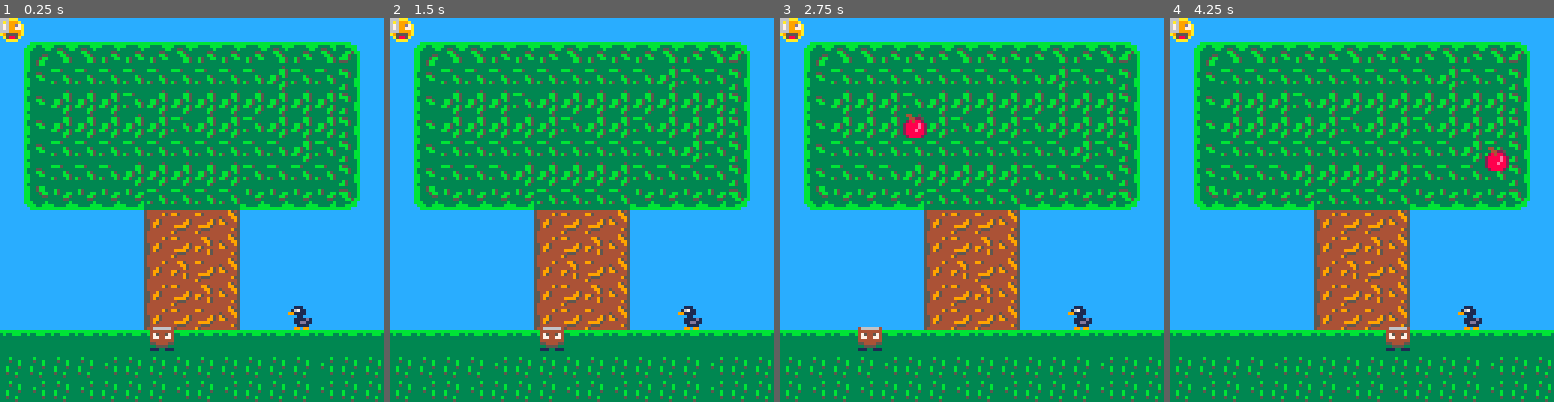
Above: before the commit, frames 1-4 (left to right).
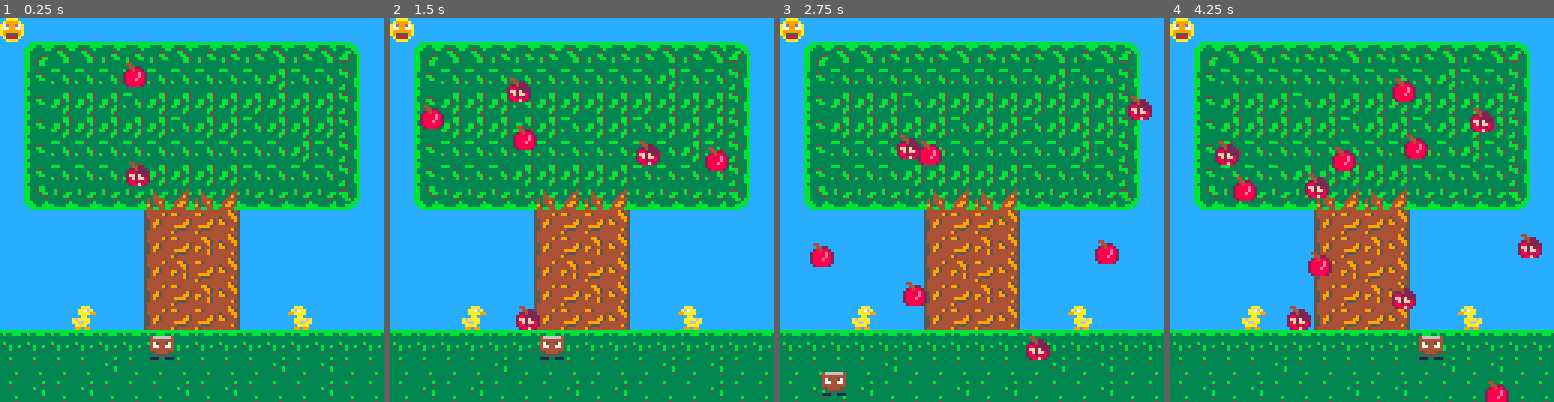
Above: after the commit, the same moments.

Repository: ejames0711/wicker
Game: PICO-8 cartridge wicker.p8
Two runs of this game, one before a commit and one after it. Both use one fixed random seed, a clock stepped at 60 frames per second and the inputs below.
Inputs:
- Up to frame 1 (0.25 s): no input
- Up to frame 2 (1.5 s): no input
- Up to frame 3 (2.75 s): hold Left 1.97-2.37 s; hold Down from 2.42 s (still down)
- Up to frame 4 (4.25 s): release Down at 2.82 s; hold Right 2.87-3.53 s; hold Up 3.58-4.08 s; hold Right from 4.13 s (still down)

The runs differ from the first frame. In frame 1, 4.1% of the frame differs, in the area x 0-100%, y 0-100%; in frame 2, 5.3%; in frame 3, 6.1%; in frame 4, 7.6%.

Commit message:
add lane change and bad apple

Diff:
--- a/wicker.p8
+++ b/wicker.p8
@@ -6,23 +6,24 @@
 	--player
 	player = {}
 	player.x = 50
-	player.y = 103
+	player.y = 106
 	player.flip = false
 	player.spr = 5
 	player.state = "idle"
 
 	--animation
 	stimer = 0
-	fall_timer = 0
-	sub_frame = false
 
 	--apples
 	apples = {}
-	wait = 0
+	bapples = {}
 
 	--enemy
-
 	score = 0
+
+	--game
+	lane1 = 106
+	lane2 = 118
 end
 
 
@@ -51,7 +52,7 @@
 --right
 	if dir == "right" then
 
-		player.x += 2
+		player.x += 3
 		player.flip = false
 
 	end
@@ -59,9 +60,19 @@
 --left
 	if dir == "left" then
 
-		player.x -= 2
+		player.x -= 3
 		player.flip = true
 
+	end
+
+--down
+	if dir == "down" then
+		player.y = lane2
+	end
+
+--up
+	if dir == "up" then
+		player.y = lane1
 	end
 
 	if player.x+8 > 128 then
@@ -80,17 +91,12 @@
 
 function update_timers()
 
-	if stimer < 99 then
+	if stimer < 19 then
 		stimer += 1
 	else
 		stimer = 0
 	end
 
-	if fall_timer < 50 then
-		fall_timer += 1
-	else
-		fall_timer = 0
-	end
 end
 
 function collision(a,b)
@@ -120,7 +126,18 @@
 	apple.y = flr(rnd(40))+15
 	apple.spr = 3
 	apple.timer = 0
+	apple.speed = rnd(3.5)+1
 	add(apples,apple)
+end
+
+function spawn_bapple()
+	local bapple = {}
+	bapple.x = flr(rnd(110))+10
+	bapple.y = flr(rnd(40))+15
+	bapple.spr = 0
+	bapple.timer = 0
+	bapple.speed = rnd(3.5)+1
+	add(bapples,bapple)
 end
 -->8
 -- update
@@ -128,8 +145,9 @@
 function update_game()
 	update_timers()
 
-	if stimer%50 == 0 then
+	if stimer == flr(rnd(4))+2 then
 		spawn_apple()
+		spawn_bapple()
 	end
 
 	if not btn(➡️) and not btn(⬅️) then
@@ -142,6 +160,14 @@
 
 	if btn(⬅️) then
 		player_mv("left")
+	end
+
+	if btn(⬆️) then
+		player_mv("up")
+	end
+
+	if btn(⬇️) then
+		player_mv("down")
 	end
 
 	for apple in all(apples) do
@@ -151,7 +177,7 @@
 		if apple.timer < 30 then
 			apple.y += 0
 		else
-			apple.y += 3.5
+			apple.y += apple.speed
 		end
 
 		if collision(apple,player) then
@@ -159,6 +185,32 @@
 			sfx(0)
 			del(apples,apple)
 		end
+
+		if apple.y > 128 then
+			del(apples,apple)
+		end
+	end
+
+	for bapple in all(bapples) do
+
+		bapple.timer += 1
+
+		if bapple.timer < flr(rnd(30))+10 then
+			bapple.y += 0
+		else
+			bapple.y += bapple.speed
+		end
+
+		if collision(bapple,player) then
+			score -= 1
+			sfx(1)
+			del(bapples,bapple)
+		end
+
+		if bapple.y > 128 then
+			del(bapples,bapple)
+		end
+
 	end
 
 end
@@ -169,10 +221,18 @@
  cls(12)
  map()
 	spr(player.spr,player.x,player.y,1,1,player.flip)
-	for en in all(apples) do
-		spr(en.spr,en.x,en.y)
-	end
-	print(score)
+	for apple in all(apples) do
+		spr(apple.spr,apple.x,apple.y)
+	end
+	for bapple in all(bapples) do
+		spr(bapple.spr,bapple.x,bapple.y)
+	end
+end
+-->8
+-- enemies
+
+function spawn_duck()
+
 end
 
 
@@ -330,21 +390,21 @@
 
 
 __map__
-0400000000000000000000000000000000000000000000000000000000000000000000000000000000000000000000000000000000000000000000000000000000000000000000000000000000000000000000000000000000000000000000000000000000000000000000000000000000000000000000000000000000000000
-2813010122222201222222012201020000000000000000000000000000000000000000000000000000000000000000000000000000000000000000000000000000000000000000000000000000000000000000000000000000000000000000000000000000000000000000000000000000000000000000000000000000000000
+0429000000000000000000000000000000000000000000000000000000000000000000000000000000000000000000000000000000000000000000000000000000000000000000000000000000000000000000000000000000000000000000000000000000000000000000000000000000000000000000000000000000000000
+2913010122222201222222012201020000000000000000000000000000000000000000000000000000000000000000000000000000000000000000000000000000000000000000000000000000000000000000000000000000000000000000000000000000000000000000000000000000000000000000000000000000000000
 0010212121212121212121112121120000000000000000000000000000000000000000000000000000000000000000000000000000000000000000000000000000000000000000000000000000000000000000000000000000000000000000000000000000000000000000000000000000000000000000000000000000000000
 0010111111211111111111111111120000000000000000000000000000000000000000000000000000000000000000000000000000000000000000000000000000000000000000000000000000000000000000000000000000000000000000000000000000000000000000000000000000000000000000000000000000000000
 0010111111111121111121111111120000000000000000000000000000000000000000000000000000000000000000000000000000000000000000000000000000000000000000000000000000000000000000000000000000000000000000000000000000000000000000000000000000000000000000000000000000000000
 0010212121212121212121211121120000000000000000000000000000000000000000000000000000000000000000000000000000000000000000000000000000000000000000000000000000000000000000000000000000000000000000000000000000000000000000000000000000000000000000000000000000000000
 0010212121111111111121212121120000000000000000000000000000000000000000000000000000000000000000000000000000000000000000000000000000000000000000000000000000000000000000000000000000000000000000000000000000000000000000000000000000000000000000000000000000000000
-0014202020202121212120202020230000000000000000000000000000000000000000000000000000000000000000000000000000000000000000000000000000000000000000000000000000000000000000000000000000000000000000000000000000000000000000000000000000000000000000000000000000000000
+0014202020202726272620202020230000000000000000000000000000000000000000000000000000000000000000000000000000000000000000000000000000000000000000000000000000000000000000000000000000000000000000000000000000000000000000000000000000000000000000000000000000000000
 000000000000080a0a0900000000000000000000000000000000000000000000000000000000000000000000000000000000000000000000000000000000000000000000000000000000000000000000000000000000000000000000000000000000000000000000000000000000000000000000000000000000000000000000
 000000000000080a0b0900000000000000000000000000000000000000000000000000000000000000000000000000000000000000000000000000000000000000000000000000000000000000000000000000000000000000000000000000000000000000000000000000000000000000000000000000000000000000000000
 000000000000080b0a0900000000000000000000000000000000000000000000000000000000000000000000000000000000000000000000000000000000000000000000000000000000000000000000000000000000000000000000000000000000000000000000000000000000000000000000000000000000000000000000
 000000000000080a0b0900000000000000000000000000000000000000000000000000000000000000000000000000000000000000000000000000000000000000000000000000000000000000000000000000000000000000000000000000000000000000000000000000000000000000000000000000000000000000000000
-000000000000080a0a0900001700000000000000000000000000000000000000000000000000000000000000000000000000000000000000000000000000000000000000000000000000000000000000000000000000000000000000000000000000000000000000000000000000000000000000000000000000000000000000
+000000280000080a0a0900001700000000000000000000000000000000000000000000000000000000000000000000000000000000000000000000000000000000000000000000000000000000000000000000000000000000000000000000000000000000000000000000000000000000000000000000000000000000000000
 1515151515151515151515151515151500000000000000000000000000000000000000000000000000000000000000000000000000000000000000000000000000000000000000000000000000000000000000000000000000000000000000000000000000000000000000000000000000000000000000000000000000000000
-2424242425242424242424242425242400000000000000000000000000000000000000000000000000000000000000000000000000000000000000000000000000000000000000000000000000000000000000000000000000000000000000000000000000000000000000000000000000000000000000000000000000000000
+2424242425242424242424252425242400000000000000000000000000000000000000000000000000000000000000000000000000000000000000000000000000000000000000000000000000000000000000000000000000000000000000000000000000000000000000000000000000000000000000000000000000000000
 2425242524242425242524242425242400000000000000000000000000000000000000000000000000000000000000000000000000000000000000000000000000000000000000000000000000000000000000000000000000000000000000000000000000000000000000000000000000000000000000000000000000000000
 
 
Not shown, changed: 24 lines of the sprite sheet (__gfx__) section of wicker.p8
Not shown, changed: the sound effects (__sfx__) section of wicker.p8
